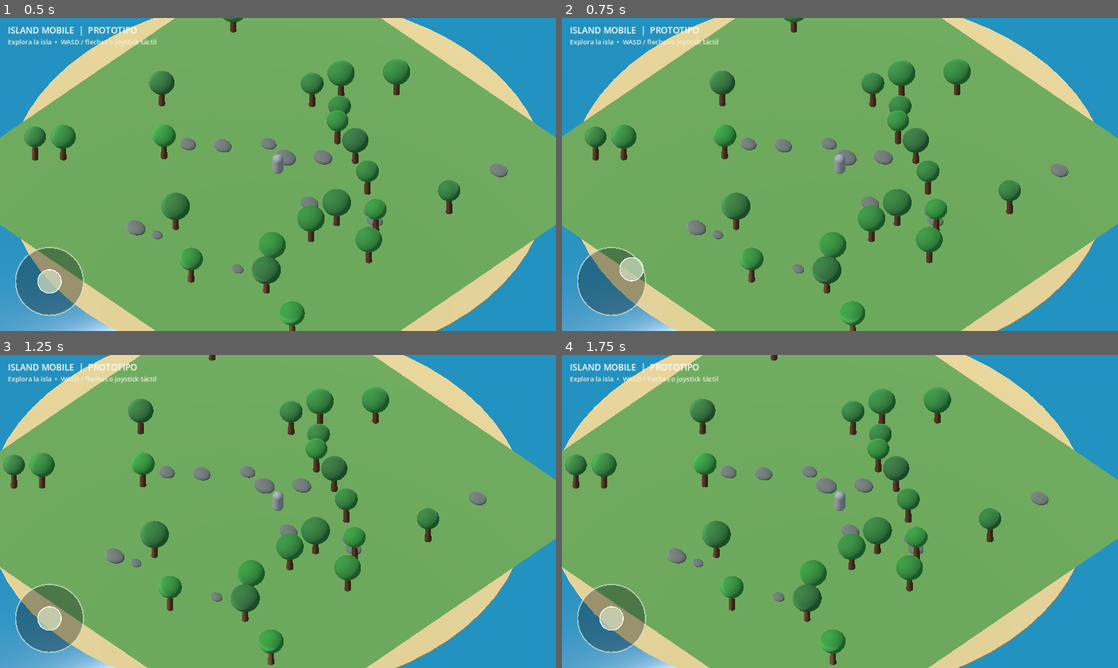
Above: before the commit, frames 1-4 (two rows, left to right).
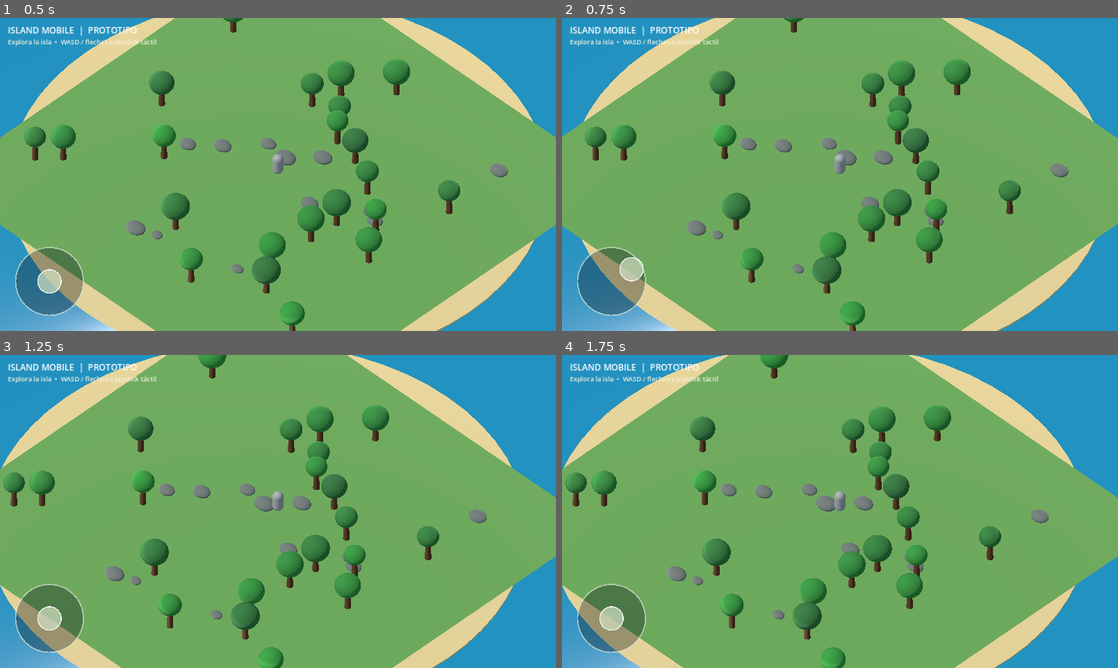
Above: after the commit, the same moments.

Repository: blackluis15-dev/Island-Mobile1
Game: Godot game, scene res://scenes/main.tscn
The game is run twice, just before and just after one commit, with the same random seed, the same clock (stepped at 60 frames per second) and the same inputs.
Inputs (mouse positions are in pixels of both pictures, inside the frame that each line leads up to):
- Up to frame 1 (0.5 s): no input
- Up to frame 2 (0.75 s): tap Enter at 0.5 s; drag from (612, 280) to (895, 105) at 0.52 s
- Up to frame 3 (1.25 s): no input
- Up to frame 4 (1.75 s): drag from (728, 527) to (812, 574) at 1.27 s

Frame 1 is identical in both runs. In frame 2, 0.1% of the frame differs, in the area x 0-100%, y 0-100%; in frame 3, 23%; in frame 4, 23%.

Commit message:
fix: align touch joystick direction with input map

Diff:
--- a/scripts/virtual_joystick.gd
+++ b/scripts/virtual_joystick.gd
@@ -39,7 +39,8 @@
 	if offset.length() > knob_limit:
 		offset = offset.normalized() * knob_limit
 	_knob_position = center + offset
-	_output = Vector2(offset.x, -offset.y) / knob_limit
+	# Input.get_vector convention: negative Y means forward/up.
+	_output = offset / knob_limit
 	if _output.length() < dead_zone:
 		_output = Vector2.ZERO
 	queue_redraw()
